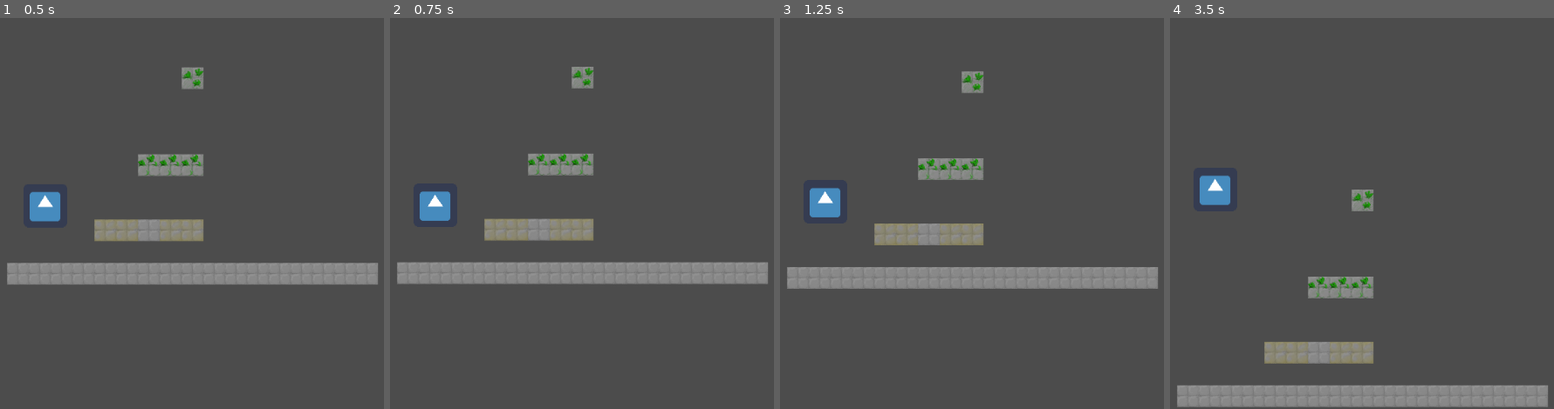
Above: before the commit, frames 1-4 (left to right).
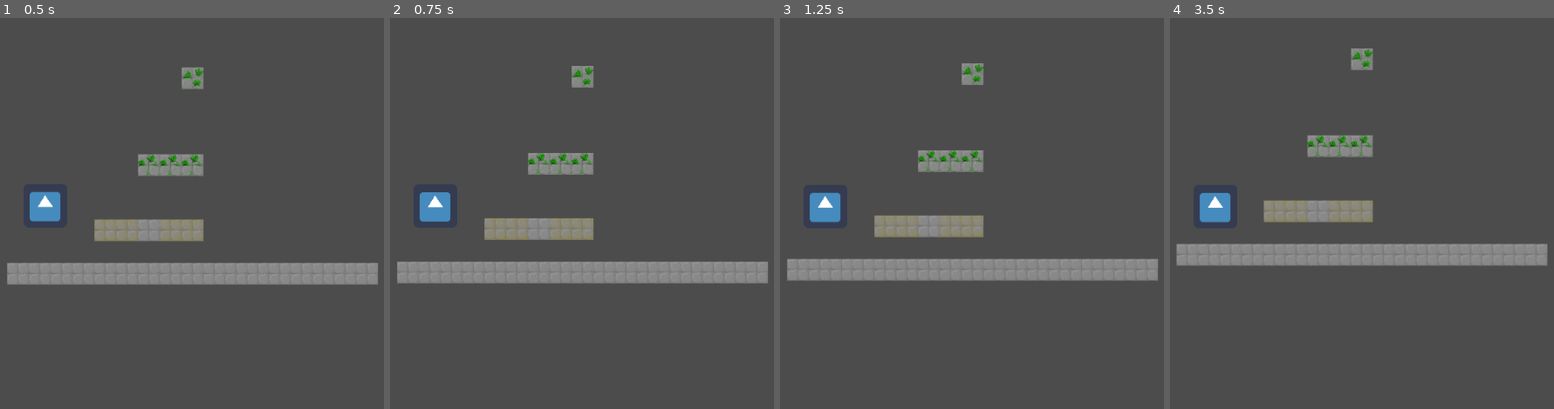
Above: after the commit, the same moments.

Repository: kaushikswapnil/PHP-AvaGameJam2020
Game: Godot game, scene res://World.tscn
Two runs of this game, one before a commit and one after it. Both use one fixed random seed, a clock stepped at 60 frames per second and the inputs below. The engine's default icon, where the game draws it, is replaced by a stand-in: a white triangle on a blue panel in a dark square.
Inputs:
- Up to frame 1 (0.5 s): no input
- Up to frame 2 (0.75 s): tap Enter at 0.5 s; hold Right (right) from 0.53 s (still down); hold Space (jump) from 0.53 s (still down)
- Up to frame 3 (1.25 s): keep holding Right (right); keep holding Space (jump)
- Up to frame 4 (3.5 s): release Right (right) at 1.28 s; release Space (jump) at 1.28 s; hold Left (left) 1.28-2.03 s; tap A (attack) at 1.35, 2.85 s; tap Space (jump) at 1.52, 1.55, 1.82, 3.02, 3.05, 3.32 s; hold Space (jump) 2.03-2.78 s; hold Right (right) from 2.03 s (still down)

Frame 1 is identical in both runs. In frame 2, 0.7% of the frame differs, in the area x 1-99%, y 12-69%; in frame 3, 7.0%; in frame 4, 17%, in the area x 1-99%, y 7-100%.

Commit message:
Changing is on ground

Diff:
--- a/Project/Player.gd
+++ b/Project/Player.gd
@@ -32,23 +32,23 @@
 		#add navigational velocity
 		if (m_State == STATES.NAVIGATION):
 			if (abs(m_Velocity.x) < PhysicsG.MAX_SPEED):
-				desired_velocity += m_DesiredDirection * min(1.0, PhysicsG.MAX_SPEED - abs(desired_velocity.x))
+				desired_velocity += m_DesiredDirection * min(0.5, PhysicsG.MAX_SPEED - abs(desired_velocity.x))
 		if (m_State == STATES.JUMP):
 			if (abs(m_Velocity.x) < PhysicsG.MAX_SPEED):
 				desired_velocity += m_DesiredDirection * min(0.5, PhysicsG.MAX_SPEED - abs(desired_velocity.x))
-			desired_velocity.y -= (1.0 - m_TimeSinceLastStateChange/JUMP_TIME) * 1.0
+			desired_velocity.y -= (0.2 - m_TimeSinceLastStateChange/JUMP_TIME) * 1.0
 
 	if (m_State == STATES.IDLE):
 		if (m_Velocity.x > 0.0 && m_IsOnGround):
 			m_Velocity.x *= 0.75 #friction dampener
 
 	m_Velocity = move_and_slide(desired_velocity, PhysicsG.UP)
+	m_IsOnGround = m_Velocity.y == 0
 
 # Called every frame. 'delta' is the elapsed time since the previous frame.
 func _process(delta):
 	m_DesiredDirection = Vector2(0, 0)
 	m_DesiredState = m_State
-	m_IsOnGround = m_Velocity.y == 0
 	ParseInput()
 	Statemachine_Process(delta)
 	UpdateRender(delta)
@@ -136,7 +136,7 @@
 	return false
 
 func ParseNavigationalInput():
-	if (Input.is_action_pressed("jump")):
+	if (Input.is_action_pressed("jump") && m_IsOnGround):
 		m_DesiredState = STATES.JUMP
 		m_DesiredDirection = PhysicsG.UP
 		print("Jump Act Pressed")
--- a/Project/physics_globals.gd
+++ b/Project/physics_globals.gd
@@ -6,5 +6,5 @@
 const GRAVITY_FACTOR = 9.8
 const GRAVITY_VEC = Vector2(0, GRAVITY_FACTOR)
 
-const MAX_SPEED = 20.0
+const MAX_SPEED = 200.0
 const MAX_FALL_SPEED = 10.0
